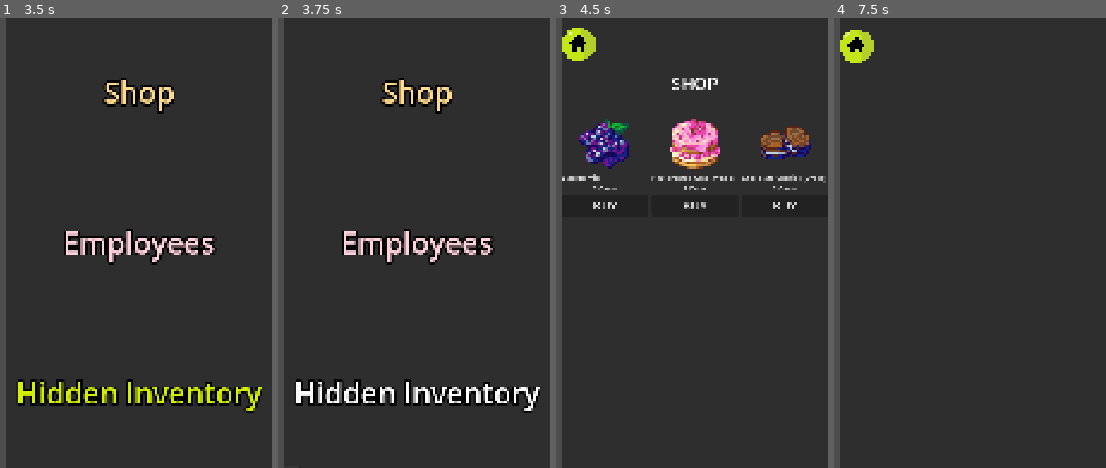
Above: before the commit, frames 1-4 (left to right).
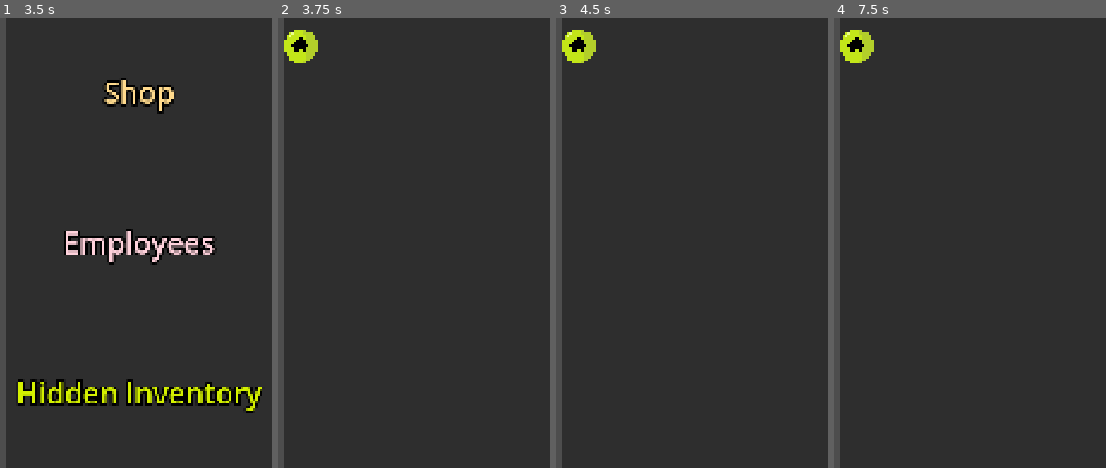
Above: after the commit, the same moments.

Repository: terebigeemu/usydjam
Game: Godot game, scene res://scenes/UI.tscn
Two runs of this game, one before a commit and one after it. Both use one fixed random seed, a clock stepped at 60 frames per second and the inputs below.
Inputs (mouse positions are in pixels of both pictures, inside the frame that each line leads up to):
- Up to frame 1 (3.5 s): click "Shop" at 0.5 s; click (21, 45) at 1.25 s; click "Employees" at 2 s; click (21, 45) at 2.75 s
- Up to frame 2 (3.75 s): click "Hidden Inventory" at 3.5 s
- Up to frame 3 (4.5 s): click (694, 94) at 4.25 s, where only the run before the commit has a clickable "Shop"
- Up to frame 4 (7.5 s): click (882, 207) at 5 s, where only the run before the commit has a clickable "BUY"; click (882, 207) at 5.75 s, where only the run before the commit has a clickable "BUY"; click (855, 45) at 6.5 s; click "Employees" at 7.25 s

Frame 1 is identical in both runs. In frame 2, 7.5% of the frame differs, in the area x 2-97%, y 2-88%; in frame 3, 5.5%; in frame 4, nothing differs.

Commit message:
bug fix for hidden inventory

Diff:
--- a/project.godot
+++ b/project.godot
@@ -27,6 +27,10 @@
 version_control/plugin_name="GitPlugin"
 version_control/autoload_on_startup=true
 
+[global_group]
+
+stash_cells="stash!"
+
 [physics]
 
 3d/physics_engine="Jolt Physics"
--- a/scenes/UI.tscn
+++ b/scenes/UI.tscn
@@ -124,3 +124,29 @@
 [node name="EGrid" type="GridContainer" parent="PanelContainer/MarginContainer/EmployeePage/EmployeeSection" unique_id=1907066367]
 layout_mode = 2
 columns = 6
+
+[node name="StashPage" type="VBoxContainer" parent="PanelContainer/MarginContainer" unique_id=376075644]
+layout_mode = 2
+
+[node name="TopBar" type="HBoxContainer" parent="PanelContainer/MarginContainer/StashPage" unique_id=530167626]
+layout_mode = 2
+size_flags_vertical = 3
+
+[node name="BtnHome" type="TextureButton" parent="PanelContainer/MarginContainer/StashPage/TopBar" unique_id=1097935858]
+custom_minimum_size = Vector2(80, 60)
+layout_mode = 2
+texture_normal = ExtResource("2_ro3t7")
+ignore_texture_size = true
+stretch_mode = 5
+
+[node name="StashSection" type="ScrollContainer" parent="PanelContainer/MarginContainer/StashPage" unique_id=500202458]
+layout_mode = 2
+size_flags_vertical = 3
+size_flags_stretch_ratio = 7.0
+
+[node name="Stash" type="GridContainer" parent="PanelContainer/MarginContainer/StashPage/StashSection" unique_id=1454911529]
+layout_mode = 2
+columns = 6
+
+[connection signal="draw" from="PanelContainer/MarginContainer/StashPage" to="." method="_open_stash_ui"]
+[connection signal="hidden" from="PanelContainer/MarginContainer/StashPage" to="." method="_close_stash_ui"]
--- a/scenes/fridge.tscn
+++ b/scenes/fridge.tscn
@@ -3,6 +3,7 @@
 [ext_resource type="Texture2D" uid="uid://dyhhrqcdonllp" path="res://assets/fridge_inside.png" id="1_ipvyg"]
 [ext_resource type="Script" uid="uid://dfnvvs5s7ml48" path="res://scripts/fridge.gd" id="3_buvrw"]
 [ext_resource type="Script" uid="uid://b0xawac0vvxw5" path="res://scripts/skybox.gd" id="4_husjh"]
+[ext_resource type="Script" uid="uid://5o47sdhdufep" path="res://scripts/stash_init.gd" id="4_nm1dx"]
 [ext_resource type="Script" uid="uid://c1gt0wwr3gvxt" path="res://scripts/parallax_background.gd" id="4_npr5r"]
 [ext_resource type="Texture2D" uid="uid://dan8bmestv28h" path="res://assets/clouds.png" id="5_npr5r"]
 [ext_resource type="Texture2D" uid="uid://57xmjwbynog7" path="res://assets/office1.png" id="7_mq0tr"]
@@ -1166,6 +1167,7 @@
 }]
 
 [node name="Fridge" type="Node2D" unique_id=672302043]
+z_index = 1
 position = Vector2(10, -1)
 script = ExtResource("3_buvrw")
 
@@ -1260,47 +1262,52 @@
 scale = Vector2(13.979357, 13.979357)
 shape = SubResource("CircleShape2D_buvrw")
 
-[node name="Stash100" type="Area2D" parent="." unique_id=394698429]
-z_index = 1
+[node name="Stash100" type="Area2D" parent="." unique_id=394698429 groups=["stash_cells"]]
+z_index = 5
 position = Vector2(1339, -240)
-
-[node name="Cell100" type="AnimatedSprite2D" parent="Stash100" unique_id=180398834]
+script = ExtResource("4_nm1dx")
+
+[node name="Cell100" type="AnimatedSprite2D" parent="Stash100" unique_id=180398834 groups=["stash_cells"]]
+z_index = 5
 position = Vector2(251.00003, 417)
 scale = Vector2(8, 8)
 sprite_frames = SubResource("SpriteFrames_u8bke")
 frame = 35
 
-[node name="Collision100" type="CollisionShape2D" parent="Stash100" unique_id=1159099581]
+[node name="Collision100" type="CollisionShape2D" parent="Stash100" unique_id=1159099581 groups=["stash_cells"]]
 position = Vector2(252, 413.00003)
 scale = Vector2(13.979357, 13.979357)
 shape = SubResource("CircleShape2D_buvrw")
 
-[node name="Stash101" type="Area2D" parent="." unique_id=754821852]
-z_index = 1
+[node name="Stash101" type="Area2D" parent="." unique_id=754821852 groups=["stash_cells"]]
+z_index = 5
 position = Vector2(1341, 131)
-
-[node name="Cell101" type="AnimatedSprite2D" parent="Stash101" unique_id=1906242593]
+script = ExtResource("4_nm1dx")
+
+[node name="Cell101" type="AnimatedSprite2D" parent="Stash101" unique_id=1906242593 groups=["stash_cells"]]
+z_index = 5
 position = Vector2(251.00003, 417)
 scale = Vector2(8, 8)
 sprite_frames = SubResource("SpriteFrames_u8bke")
 frame = 35
 
-[node name="Collision101" type="CollisionShape2D" parent="Stash101" unique_id=1475958206]
+[node name="Collision101" type="CollisionShape2D" parent="Stash101" unique_id=1475958206 groups=["stash_cells"]]
 position = Vector2(252, 413.00003)
 scale = Vector2(13.979357, 13.979357)
 shape = SubResource("CircleShape2D_buvrw")
 
-[node name="Stash102" type="Area2D" parent="." unique_id=68831125]
-z_index = 1
+[node name="Stash102" type="Area2D" parent="." unique_id=68831125 groups=["stash_cells"]]
+z_index = 5
 position = Vector2(1340, 489)
-
-[node name="Cell102" type="AnimatedSprite2D" parent="Stash102" unique_id=2144828167]
+script = ExtResource("4_nm1dx")
+
+[node name="Cell102" type="AnimatedSprite2D" parent="Stash102" unique_id=2144828167 groups=["stash_cells"]]
 position = Vector2(251.00003, 417)
 scale = Vector2(8, 8)
 sprite_frames = SubResource("SpriteFrames_u8bke")
 frame = 35
 
-[node name="Collision102" type="CollisionShape2D" parent="Stash102" unique_id=700102036]
+[node name="Collision102" type="CollisionShape2D" parent="Stash102" unique_id=700102036 groups=["stash_cells"]]
 z_index = 1
 position = Vector2(252, 413.00003)
 scale = Vector2(13.979357, 13.979357)
@@ -1352,7 +1359,7 @@
 [node name="ParallaxLayer2" type="ParallaxLayer" parent="ParallaxBackground" unique_id=1389560730]
 z_index = -1
 
-[node name="AnimatedSprite2D" type="AnimatedSprite2D" parent="ParallaxBackground/ParallaxLayer2" unique_id=1948833750]
+[node name="AnimatedSprite2D" type="AnimatedSprite2D" parent="ParallaxBackground/ParallaxLayer2" unique_id=1948833750 groups=["stash_cells"]]
 position = Vector2(640, 540)
 scale = Vector2(8, 8)
 sprite_frames = SubResource("SpriteFrames_abnil")
@@ -1369,6 +1376,7 @@
 color = Color(0.3019608, 0.3019608, 0.3019608, 1)
 
 [node name="UI" parent="." unique_id=1826785090 instance=ExtResource("11_s2lay")]
+layer = 0
 
 [connection signal="input_event" from="Area1" to="." method="_on_cell_input_event" binds= [NodePath("Area1/Cell1"), 1]]
 [connection signal="input_event" from="Area2" to="." method="_on_cell_input_event" binds= [NodePath("Area2/Cell2"), 2]]
--- a/scripts/fridge.gd
+++ b/scripts/fridge.gd
@@ -189,7 +189,7 @@
 
 	if stash_item_array[inventory_index] == item_empty:
 		return
-	elif stash_item_array.has(item_empty) == false:
+	elif cell_item_array.has(item_empty) == false:
 		# if the stash is full, then swap the item instead with one that the user chooses
 
 		# grow the item to show it has been selected
@@ -254,6 +254,8 @@
 	if dest_cell_type == 0: # player clicked on normal cell
 		dest_inventory_index -= 1
 
+		print("normal cell")
+
 		if cell_item_array[dest_inventory_index] == item_empty or swap_cell_type == 1:
 			return
 
@@ -271,10 +273,13 @@
 			swap_cell.frame = stash_item_array[swap_inventory_index]
 
 	elif dest_cell_type == 1: # player clicked on stash cell
-
-		if stash_item_array[dest_inventory_index] == item_empty or swap_cell_type == 0:
+		print("stash cell")
+
+		if swap_cell_type == 0:
 			return
-
+		elif stash_item_array[dest_inventory_index] == item_empty:
+			swap_cell.frame = cell_item_array[swap_inventory_index]
+			cell_selected.frame = stash_item_array[dest_inventory_index]
 		else:
 			print("player clicked on stash cell")
 			print("dest_inventory_index = " + str(dest_inventory_index))
--- /dev/null
+++ b/scripts/stash_init.gd
@@ -0,0 +1,12 @@
+extends Area2D
+
+
+# Called when the node enters the scene tree for the first time.
+func _ready() -> void:
+	add_to_group("stash_cells")
+	pass # Replace with function body.
+
+
+# Called every frame. 'delta' is the elapsed time since the previous frame.
+func _process(delta: float) -> void:
+	pass
--- /dev/null
+++ b/scripts/stash_page.gd
@@ -0,0 +1,2 @@
+# in a world of people full of themselves
+# why not be empty inside
--- a/scripts/ui.gd
+++ b/scripts/ui.gd
@@ -4,11 +4,12 @@
 @onready var main_menu = $PanelContainer/MarginContainer/MainMenu
 @onready var interface_1 = $PanelContainer/MarginContainer/ShopPage
 @onready var interface_2 = $PanelContainer/MarginContainer/EmployeePage
+@onready var interface_3 = $PanelContainer/MarginContainer/StashPage
 
 # --- BUTTONS ---
 @onready var btn_menu_1 = $PanelContainer/MarginContainer/MainMenu/ShopBtn
 @onready var btn_menu_2 = $PanelContainer/MarginContainer/MainMenu/EmployeesBtn
-#@onready var btn_nest = $PanelContainer/MarginContainer/Interface1/NestedButton
+@onready var btn_menu_3 = $PanelContainer/MarginContainer/MainMenu/StashBtn
 
 # Grab the navigation buttons (Assuming you named them consistently)
 #@onready var back_btns = [
@@ -17,19 +18,22 @@
 #]
 @onready var home_btns = [
 	$PanelContainer/MarginContainer/ShopPage/TopBar/BtnHome,
-	$PanelContainer/MarginContainer/EmployeePage/TopBar/BtnHome
-	#$PanelContainer/MarginContainer/Interface1A/TopBar/BtnHome
+	$PanelContainer/MarginContainer/EmployeePage/TopBar/BtnHome,
+	$PanelContainer/MarginContainer/StashPage/TopBar/BtnHome
 ]
 
 # This array keeps track of our breadcrumbs!
 var menu_history : Array[Control] = []
 var current_menu : Control
 
+@onready var stash_cells = get_tree().get_nodes_in_group("stash_cells")
+
 func _ready():
+
 	# 1. Connect Main Menu Buttons
 	btn_menu_1.pressed.connect(func(): open_page(interface_1))
 	btn_menu_2.pressed.connect(func(): open_page(interface_2))
-	#btn_nest.pressed.connect(func(): open_page(interface_1a))
+	btn_menu_3.pressed.connect(func(): open_page(interface_3))
 
 	# 2. Connect all Back and Home buttons via loops to save typing
 	#for btn in back_btns:
@@ -72,7 +76,24 @@
 	main_menu.hide()
 	interface_1.hide()
 	interface_2.hide()
+	interface_3.hide()
 
 	# Show only the main menu
 	current_menu = main_menu
 	current_menu.show()
+
+
+func _exit_tree() -> void:
+	pass # Replace with function body.
+
+func _open_stash_ui() -> void:
+	for i in stash_cells:
+		i.visible = true
+		print("made " + str(i) + " visible")
+	print("enter")
+
+func _close_stash_ui() -> void:
+	for i in stash_cells:
+		i.visible = false
+	print("close")
+	pass # Replace with function body.
Not shown, added: scripts/stash_init.gd.uid
Not shown, added: scripts/stash_page.gd.uid
